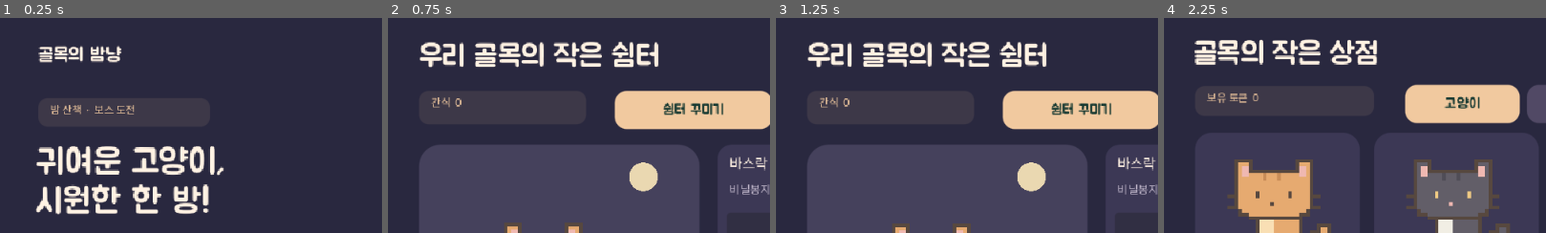
Above: before the commit, frames 1-4 (left to right).
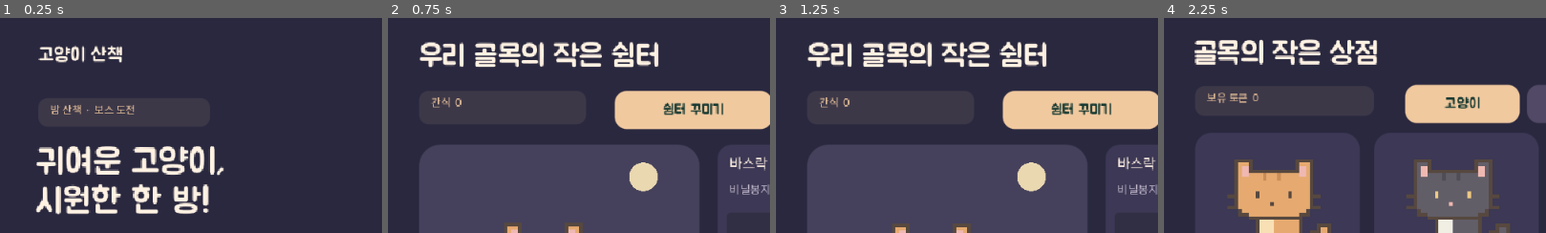
Above: after the commit, the same moments.

Repository: chlee1252/roguelike
Game: Godot game, scene res://app/game.tscn
The game is run twice, just before and just after one commit, with the same random seed, the same clock (stepped at 60 frames per second) and the same inputs. Sound files missing from this copy of the repository are replaced by a short silence.
Inputs:
- Up to frame 1 (0.25 s): no input
- Up to frame 2 (0.75 s): click "쉼터" at 0.5 s
- Up to frame 3 (1.25 s): no input
- Up to frame 4 (2.25 s): click "돌아가기" at 1.25 s; click "고양이 · 상점" at 2 s
The pictures show only the part of the screen within x 0-50%, y 0-50%; the shares and areas given below are measured in that part.

The runs differ from the first frame. In frame 1, 1.1% of the frame differs, in the area x 10-32%, y 12-21%; in frame 2, nothing differs; in frame 3, nothing differs; in frame 4, nothing differs.

Commit message:
feat: rename game to CatWalk and prepare physical iPhone installation

Diff:
--- a/app/bootstrap.tscn
+++ b/app/bootstrap.tscn
@@ -15,6 +15,6 @@
 anchor_bottom = 1.0
 grow_horizontal = 2
 grow_vertical = 2
-text = "LAST COMMANDO\nGodot environment ready"
+text = "CAT WALK\nGodot environment ready"
 horizontal_alignment = 1
 vertical_alignment = 1
--- a/app/game.tscn
+++ b/app/game.tscn
@@ -2,7 +2,7 @@
 
 [ext_resource type="Script" path="res://game/run.gd" id="1"]
 
-[node name="LastCommando" type="Control"]
+[node name="CatWalk" type="Control"]
 layout_mode = 3
 anchors_preset = 15
 anchor_right = 1.0
--- a/game/run.gd
+++ b/game/run.gd
@@ -207,7 +207,7 @@
 	hud.visible = false
 	_clear_overlay()
 	_panel(overlay, Rect2(0, 0, 640, 360), GameSkin.BASE, 0)
-	_label(overlay, "골목의 밤냥", Vector2(32, 23), 16)
+	_label(overlay, "고양이 산책", Vector2(32, 23), 16)
 	_button(overlay, "쉼터", Rect2(335, 20, 80, 32), _show_shelter)
 	_button(overlay, "고양이 · 상점", Rect2(425, 20, 112, 32), _show_cats)
 	_button(overlay, "설정", Rect2(548, 20, 60, 32), _show_settings)
--- a/project.godot
+++ b/project.godot
@@ -2,7 +2,7 @@
 config_version=5
 
 [application]
-config/name="골목의 밤냥"
+config/name="고양이 산책"
 config/icon="res://app/icon.svg"
 run/main_scene="res://app/game.tscn"
 config/features=PackedStringArray("4.7", "GL Compatibility")
Not shown, changed: export_presets.cfg
Not shown, changed: README.md
Not shown, changed: docs/cat-game-design.md
Not shown, changed: docs/game-validation.md
Not shown, changed: docs/gameplay.md
Not shown, changed: docs/haptics.md
Not shown, added: scripts/install-iphone.sh
